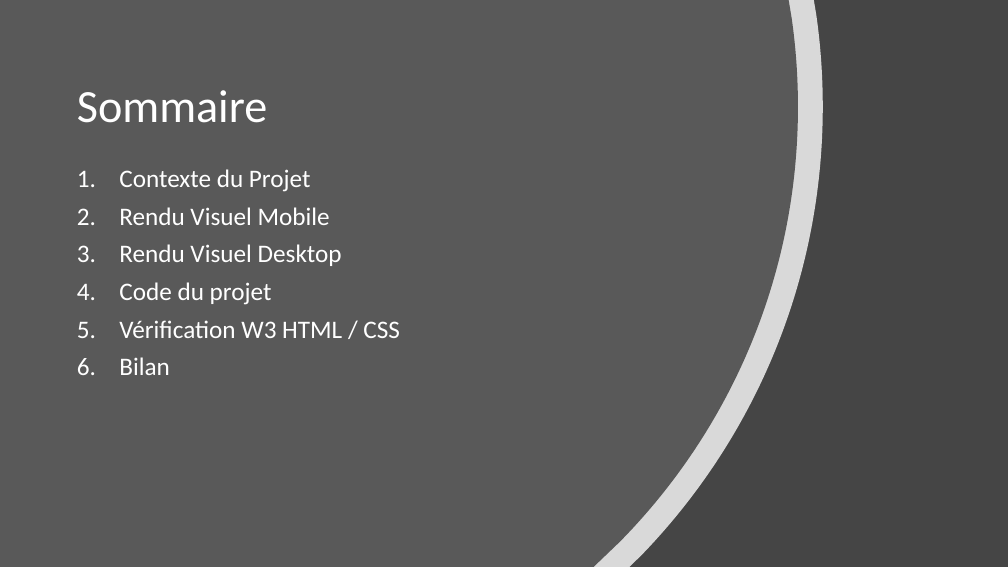
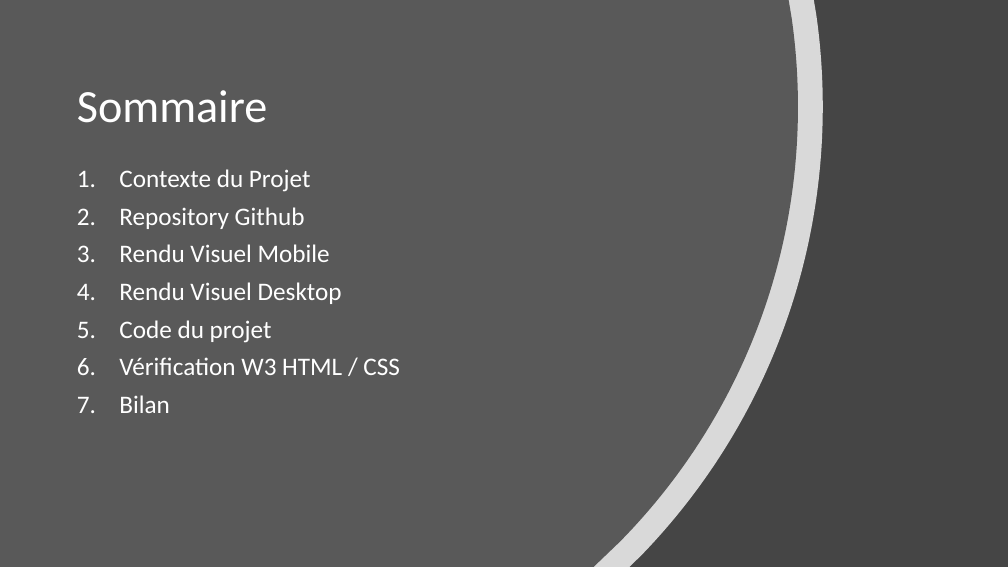
Before and after one commit to Dakusy/P3_OhMyFood, a slide deck: slide 2 of P3.pptx. Drawn at 1008x567 pixels with LibreOffice and Linux fonts; fonts in the diff are those of the drawing. Boxes give left, top, right and bottom in pixels: in the first picture for what was removed or moved away, otherwise in the second. Text is boxed around its words. In the diff, an @@ line names an element or a change of style, - is before the commit and + after.

```diff
--- a/P3.pptx
+++ b/P3.pptx
@@ text at bbox=[119, 207, 305, 229]: paragraph added @@
+2. Repository Github
```
Also in this commit, not shown: 2 other slides changed, 1 slide added, 1 other file.
